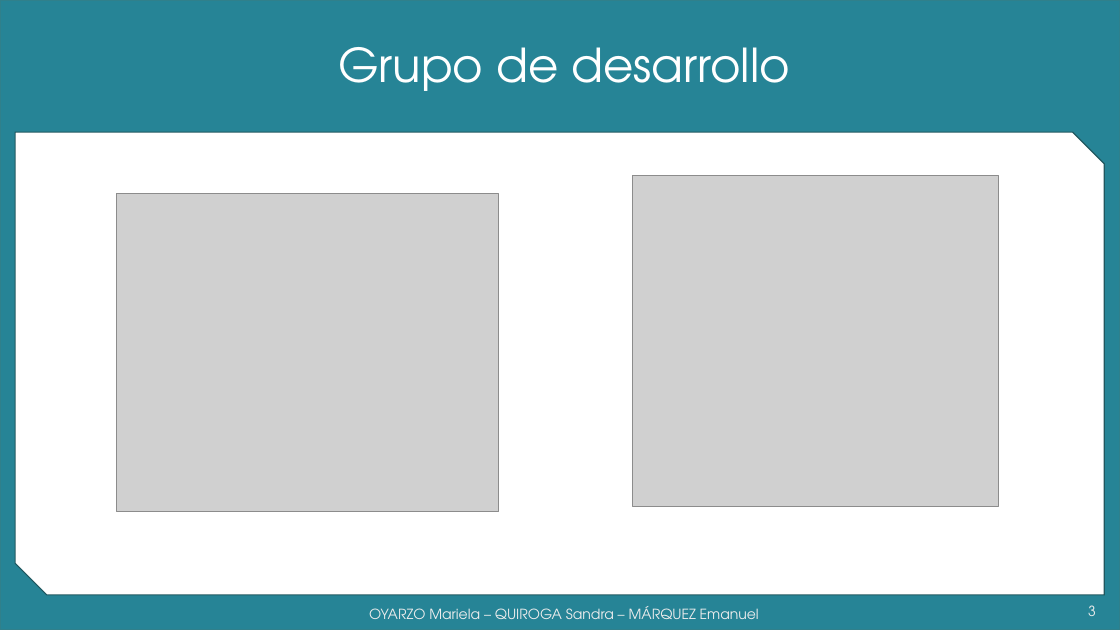
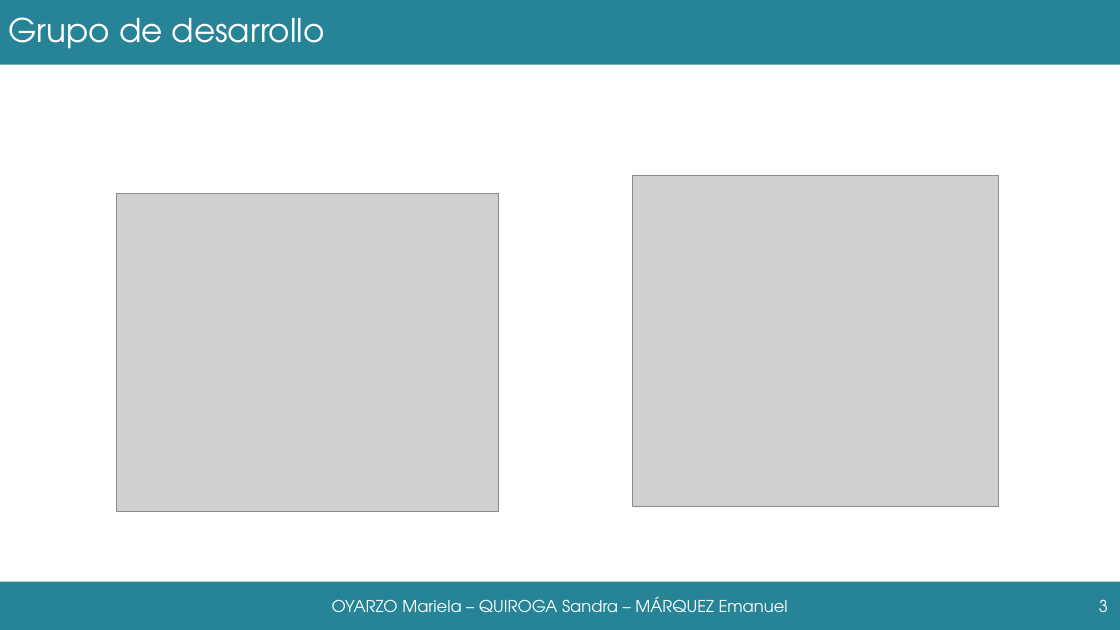
Before and after one commit to grupoyenu/yenu, a slide deck: slide 3 of 08. Presentaciones/Presentación 11.pptx. Drawn at 1120x630 pixels with LibreOffice and Linux fonts; fonts in the diff are those of the drawing; grey boxes stand for pictures; background and template pictures are left out. Boxes give left, top, right and bottom in pixels: in the first picture for what was removed or moved away, otherwise in the second. Text is boxed around its words. In the diff, an @@ line names an element or a change of style, - is before the commit and + after.

```diff
--- a/08. Presentaciones/Presentación 11.pptx
+++ b/08. Presentaciones/Presentación 11.pptx
@@ background #F2F2F2 to #FFFFFF @@
@@ title "Grupo de desarrollo": place and size @@
-title "Grupo de desarrollo" at (338,47,791,91)
+title "Grupo de desarrollo" at (8,17,325,49)
@@ title "Grupo de desarrollo" at (8,17,325,49): size 40 to 28 pt; alignment centre to left @@
@@ rectangle removed at (0,0,1120,630) @@
@@ rectangle added at (0,0,1120,65), fill #268496 @@
@@ snip diag rect removed at (15,132,1105,595) @@
@@ rectangle added at (0,581,1120,630), fill #268496 @@
@@ text "OYARZO Mariela – QUIROGA Sandra ...": place and size @@
-text "OYARZO Mariela – QUIROGA Sandra ..." at (369,606,759,619)
+text "OYARZO Mariela – QUIROGA Sandra ..." at (332,597,788,612)
@@ text "OYARZO Mariela – QUIROGA Sandra ..." at (332,597,788,612): size 12 to 14 pt, text colour gradient #9E9E9E to #EDEDED to #FFFFFF to #FFFFFF @@
@@ page number at (1099,599,1108,612): size 12 to 14 pt, text colour gradient #9E9E9E to #EDEDED to #FFFFFF to #FFFFFF @@
@@ page number: place and size @@
-page number at (1088,605,1096,616)
+page number at (1099,599,1108,612)
```
Also in this commit, not shown: 11 other slides changed, 1 other file.
